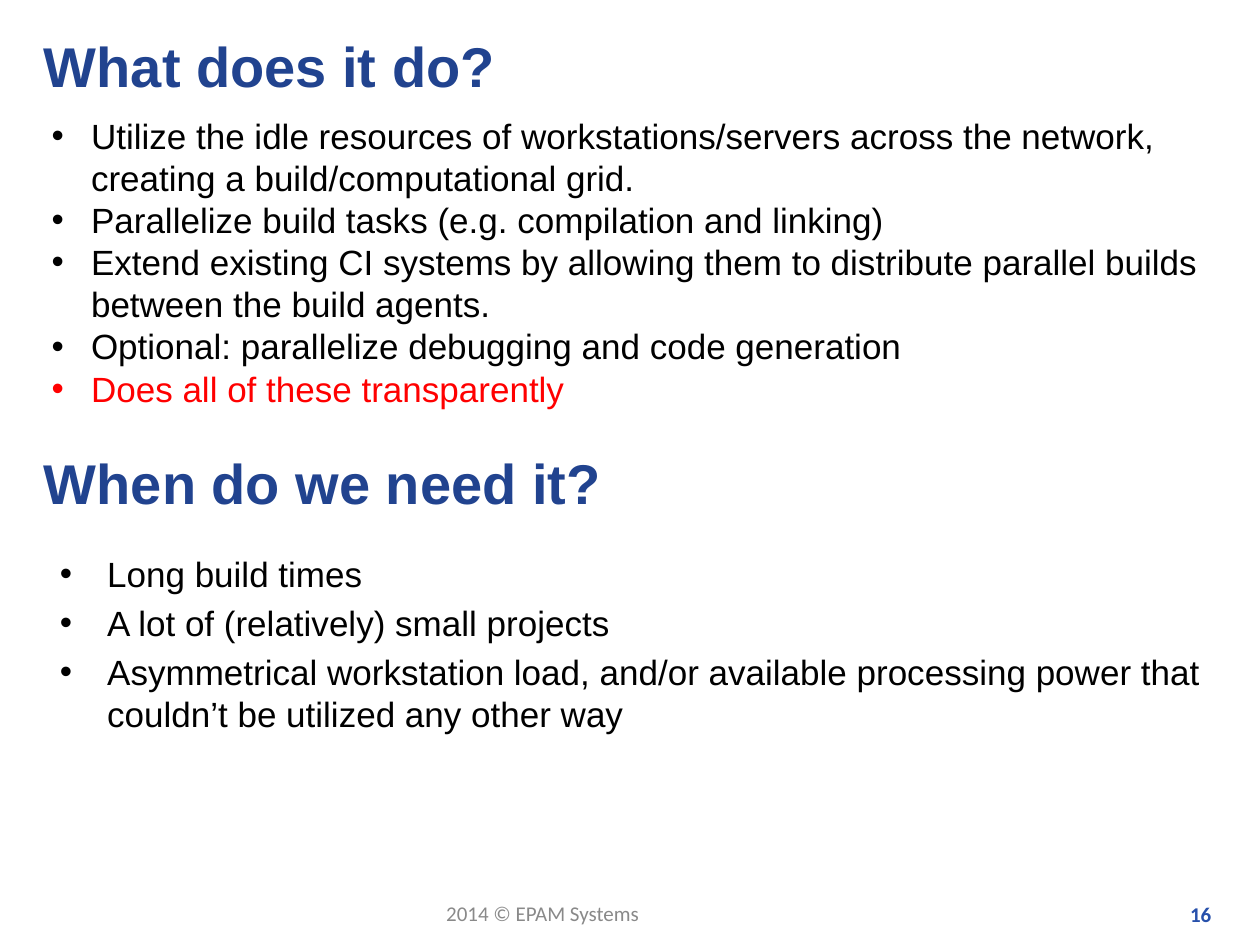
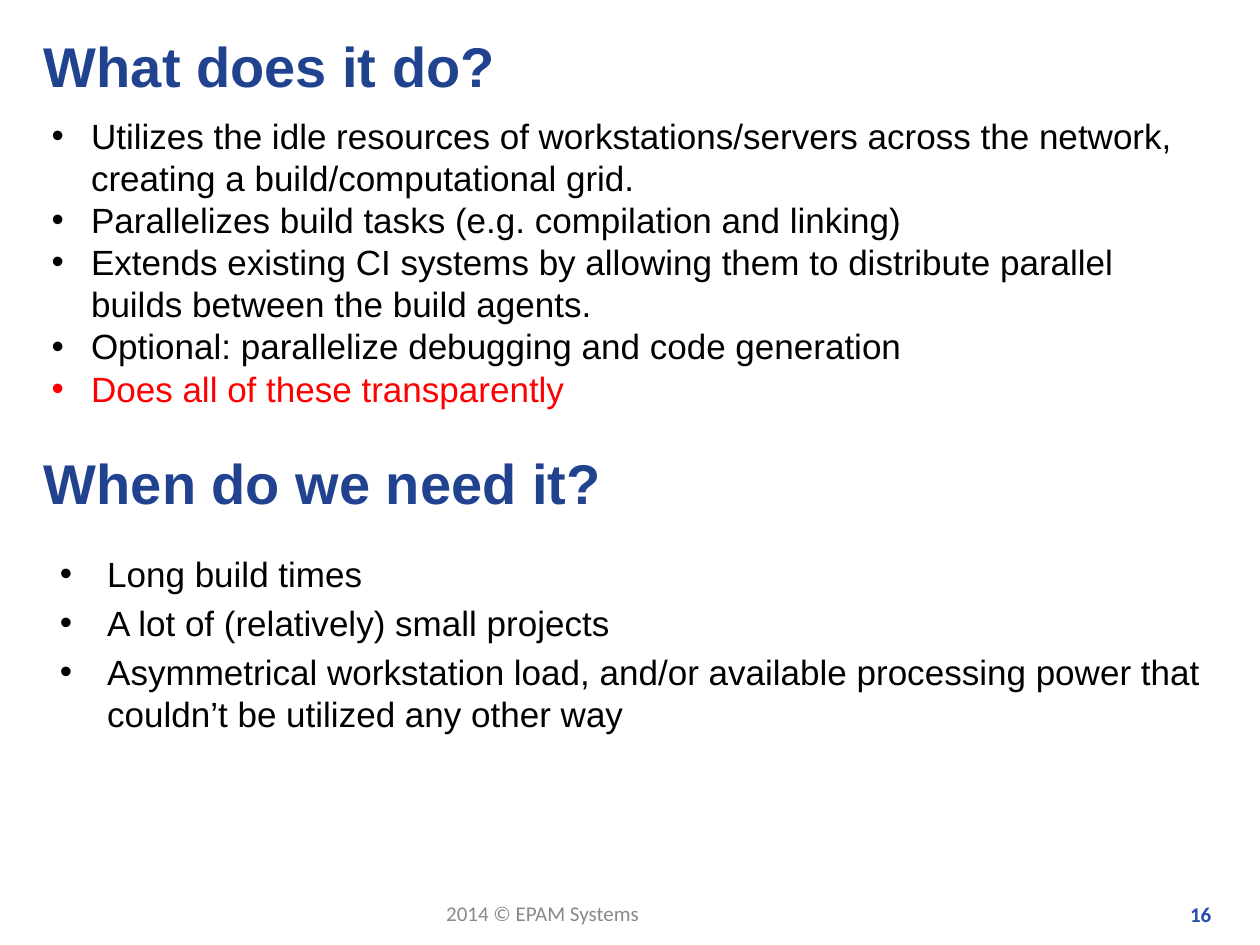
Before and after one commit to santatamas/Build-Automation, a slide deck: slide 16 of presentation/Build_automation.pptx. Drawn at 1260x945 pixels with LibreOffice and Linux fonts; fonts in the diff are those of the drawing; background and template pictures are left out. Boxes give left, top, right and bottom in pixels: in the first picture for what was removed or moved away, otherwise in the second. Text is boxed around its words. In the diff, an @@ line names an element or a change of style, - is before the commit and + after.

Commit message:
fixed spelling errors

```diff
--- a/presentation/Build_automation.pptx
+++ b/presentation/Build_automation.pptx
@@ text at (x1=91, y1=123, x2=1171, y2=324): text changed @@
-• Utilize the idle resources of workstations/servers across the network, creating a build/computational grid.
-• Parallelize build tasks (e.g. compilation and linking)
-• Extend existing CI systems by allowing them to distribute parallel builds between the build agents.
+• Utilizes the idle resources of workstations/servers across the network, creating a build/computational grid.
+• Parallelizes build tasks (e.g. compilation and linking)
+• Extends existing CI systems by allowing them to distribute parallel builds between the build agents.
```
Also in this commit, not shown: 5 other slides changed.
